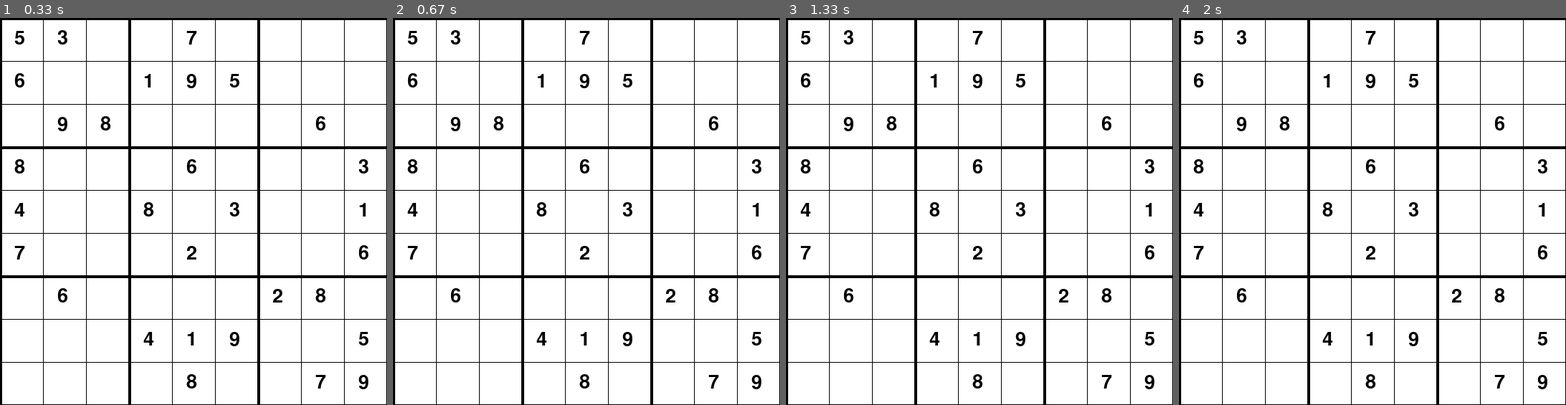
Above: before the commit, frames 1-4 (left to right).
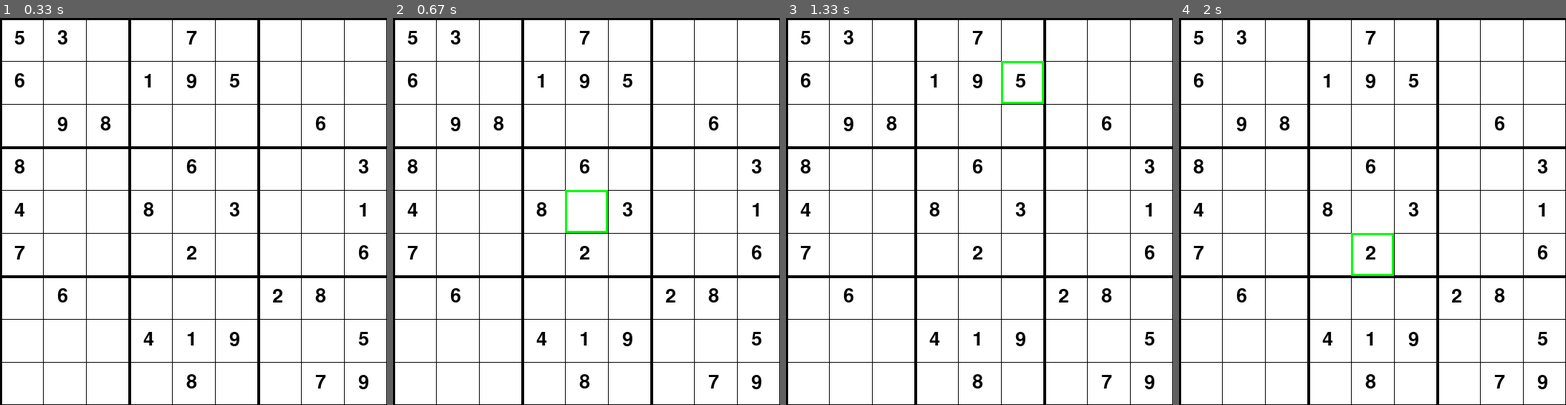
Above: after the commit, the same moments.

Repository: mulfis/sudoku-pygame
Game: pygame game, started from main.py
The game is run twice, just before and just after one commit, with the same random seed, the same clock (stepped at 60 frames per second) and the same inputs.
Inputs (mouse positions are in pixels of both pictures, inside the frame that each line leads up to):
- Up to frame 1 (0.33 s): no input
- Up to frame 2 (0.67 s): click (586, 211) at 0.38 s
- Up to frame 3 (1.33 s): click (886, 215) at 0.72 s; click (1037, 76) at 1.05 s
- Up to frame 4 (2 s): click (1380, 79) at 1.38 s; click (1376, 254) at 1.72 s

Frame 1 is identical in both runs. In frame 2, 0.2% of the frame differs, in the area x 44-56%, y 44-56%; in frame 3, 0.2%; in frame 4, 0.2%.

Commit message:
fix: resolving bug cant click the board

Diff:
--- a/main.py
+++ b/main.py
@@ -107,6 +107,7 @@
     game_won = False  # Set game_won ke False
     selected_row = -1  # Hapus pilihan sel
     selected_col = -1
+    print("Game di-reset. selected_row dan selected_col di-reset ke -1.")
 
 def draw_reset_button():
     font = pygame.font.Font(None, 40)
@@ -124,8 +125,18 @@
 while running:
     for event in pygame.event.get():
         if event.type == pygame.MOUSEBUTTONDOWN:
-            if reset_button.collidepoint(pygame.mouse.get_pos()):
+            pos = pygame.mouse.get_pos()
+
+            # Cek apakah klik berada di tombol Reset
+            if reset_button.collidepoint(pos):
                 reset_game()
+                print("Tombol Reset diklik.")
+
+            # Jika game belum selesai dan klik bukan di tombol Reset, cek pilihan sel
+            elif not game_won:
+                selected_row = pos[1] // 60
+                selected_col = pos[0] // 60
+
         elif event.type == pygame.KEYDOWN:
             if not game_won and selected_row != -1 and selected_col != -1:
                 if event.unicode.isdigit() and event.unicode != '0':  # Cek input 1-9
